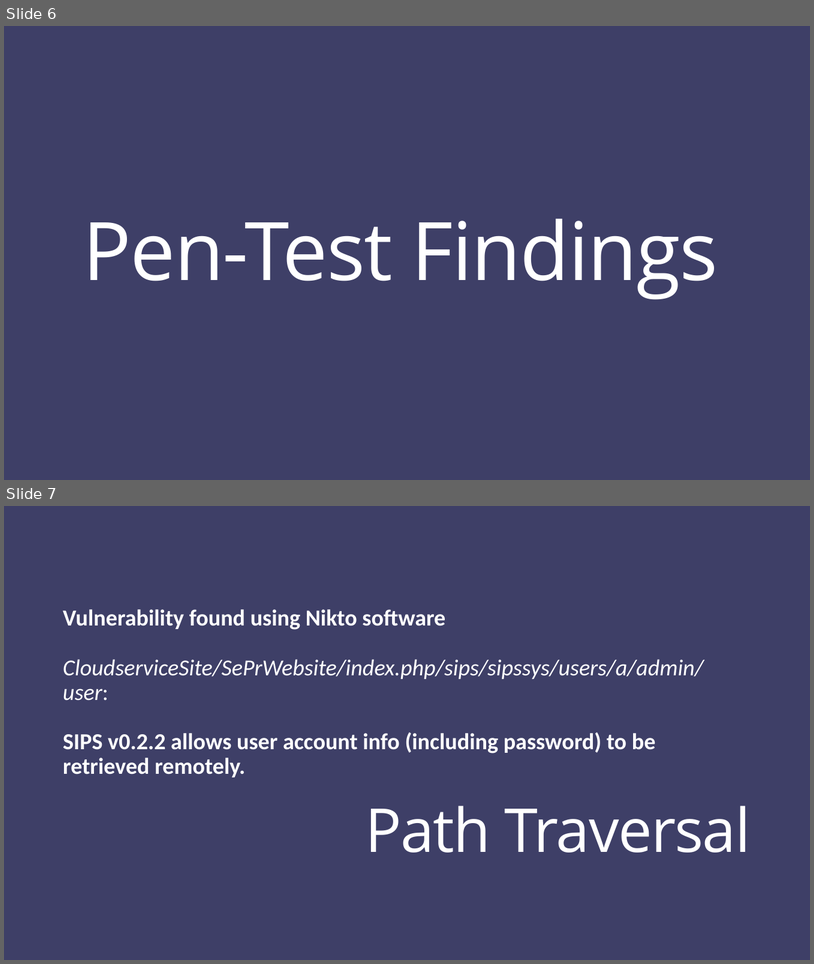
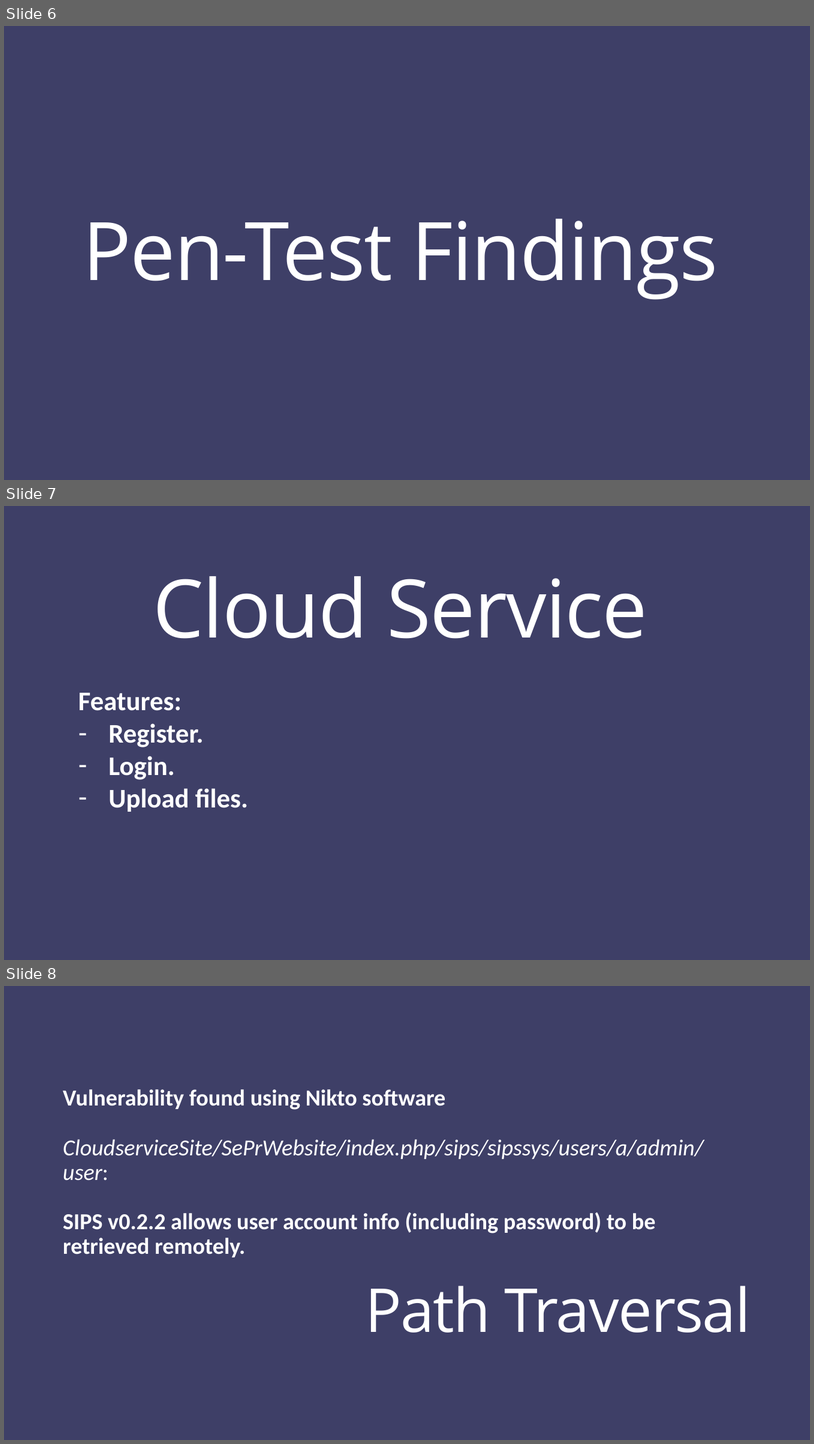
Before and after one commit to radityasurya/eFontys, a slide deck: Documentation/Final Presentation SePr.pptx. Shown one above the other, each under a label of ours: slides 6 and 7 before the commit, slides 6, 7 and 8 after it. The pictures are 814x964 and 814x1444 pixels, drawn with LibreOffice and Linux fonts; fonts in the diff are those of the drawing. Boxes give left, top, right and bottom in pixels: in the first picture for what was removed or moved away, otherwise in the second. Text is boxed around its words. In the diff, an @@ line names an element or a change of style, - is before the commit and + after.

```diff
--- a/Documentation/Final Presentation SePr.pptx
+++ b/Documentation/Final Presentation SePr.pptx
@@ slide 7 added at [4,506,810,960], background #3E3F68 @@
@@ title added at [153,576,648,639], 96 pt, text #FFFFFF @@
+Cloud Service
@@ subtitle added at [78,693,248,811], 32 pt, text #FFFFFF, bold @@
+Features:
+– Register.
+– Login.
+– Upload files.
@@ what was slide 7 is now slide 8 @@
```
Also in this commit, not shown: 3 other slides added.
